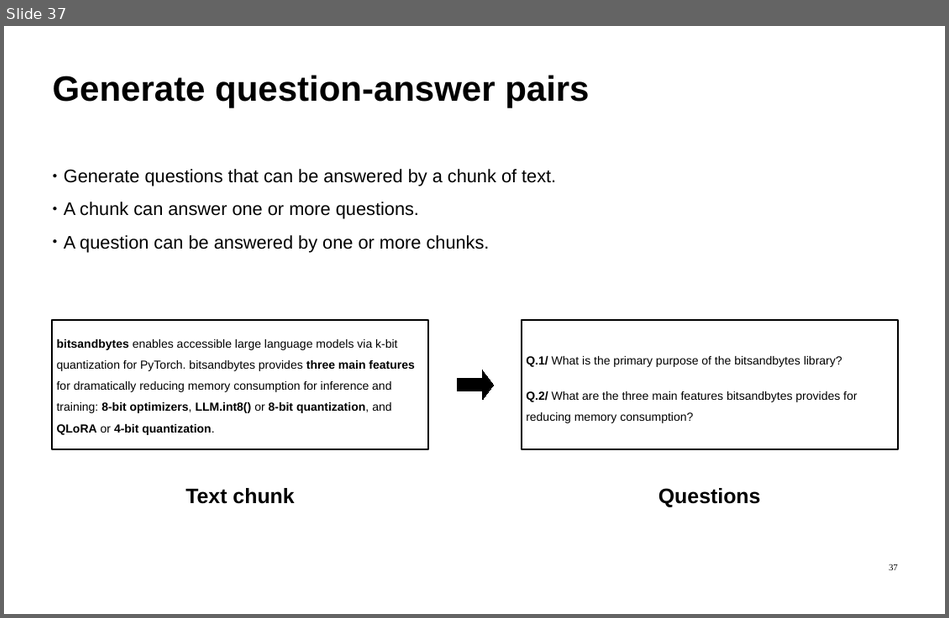
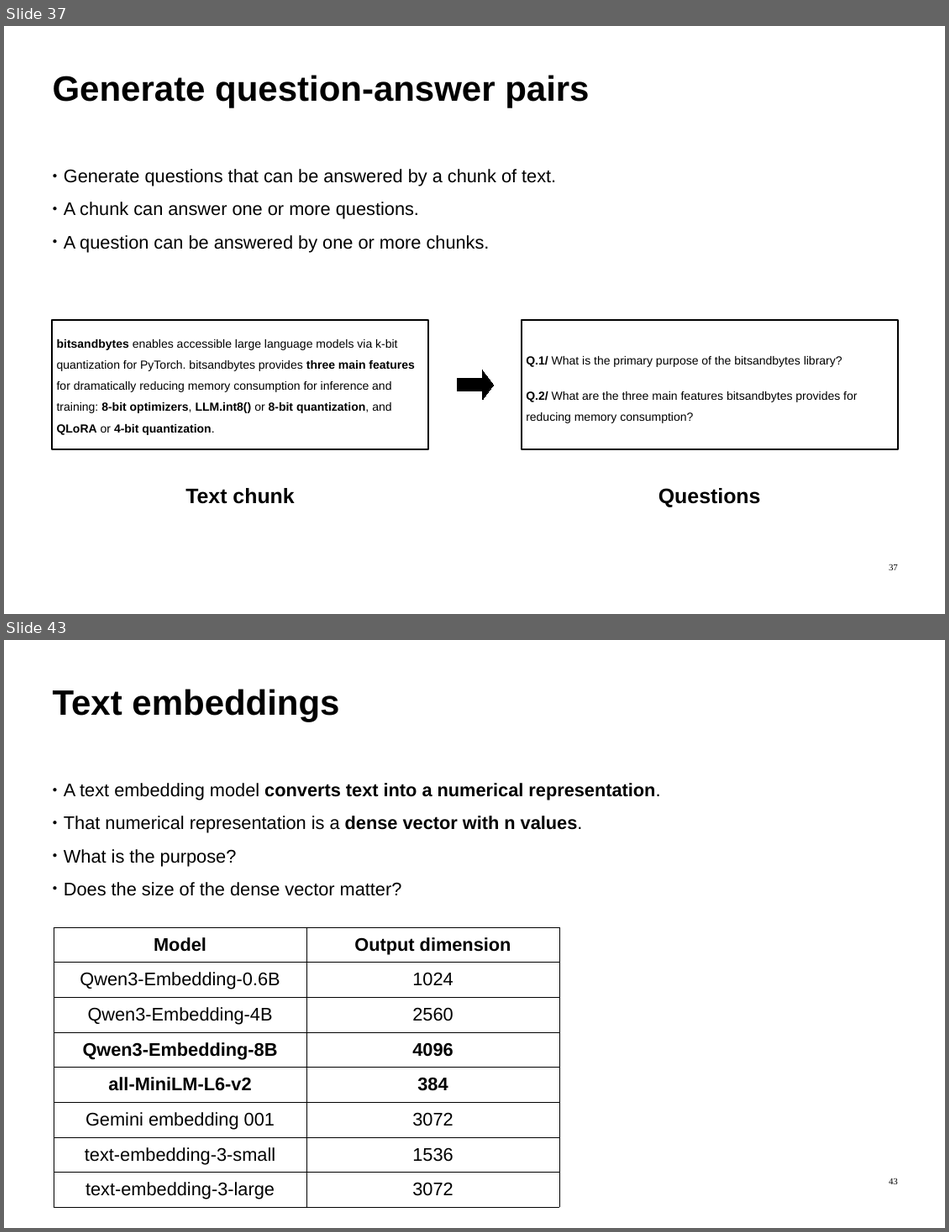
Before and after one commit to ImadSaddik/Benchmark_Embedding_Models, a slide deck: slides/benchmark_embedding_models.odp. Shown one above the other, each under a label of ours: slide 37 before the commit, slides 37 and 43 after it; the slides between them are not shown. The pictures are 949x618 and 949x1232 pixels, drawn with LibreOffice and Linux fonts; fonts in the diff are those of the drawing. Boxes give left, top, right and bottom in pixels: in the first picture for what was removed or moved away, otherwise in the second. Text is boxed around its words. In the diff, an @@ line names an element or a change of style, - is before the commit and + after.

Commit message:
Added the slides for the embedding section

```diff
--- a/slides/benchmark_embedding_models.odp
+++ b/slides/benchmark_embedding_models.odp
@@ slide 43 added at (x1=4, y1=640, x2=945, y2=1228), background #FFFFFF @@
@@ text added at (x1=53, y1=689, x2=339, y2=721), 54 pt, text #000000, bold @@
+Text embeddings
@@ text added at (x1=64, y1=783, x2=660, y2=896), 28 pt, text #000000 @@
+● A text embedding model converts text into a numerical representation.
+● That numerical representation is a dense vector with n values.
+● What is the purpose?
+● Does the size of the dense vector matter?
@@ table added at (x1=54, y1=927, x2=558, y2=1207), 8 rows, 2 columns @@
+Model | Output dimension
+Qwen3-Embedding-0.6B | 1024
+Qwen3-Embedding-4B | 2560
+Qwen3-Embedding-8B | 4096
+all-MiniLM-L6-v2 | 384
+Gemini embedding 001 | 3072
+text-embedding-3-small | 1536
+text-embedding-3-large | 3072
@@ page number added at (x1=889, y1=1178, x2=898, y2=1184), 14 pt, text #000000 @@
+43
```
Also in this commit, not shown: 11 other slides added, 6 other files.
